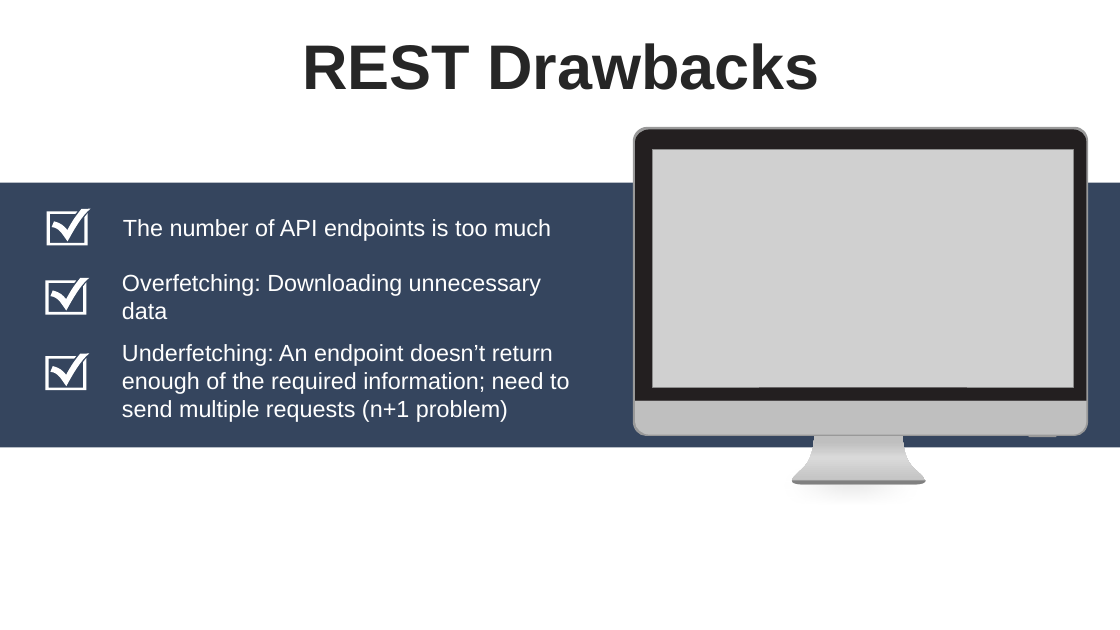
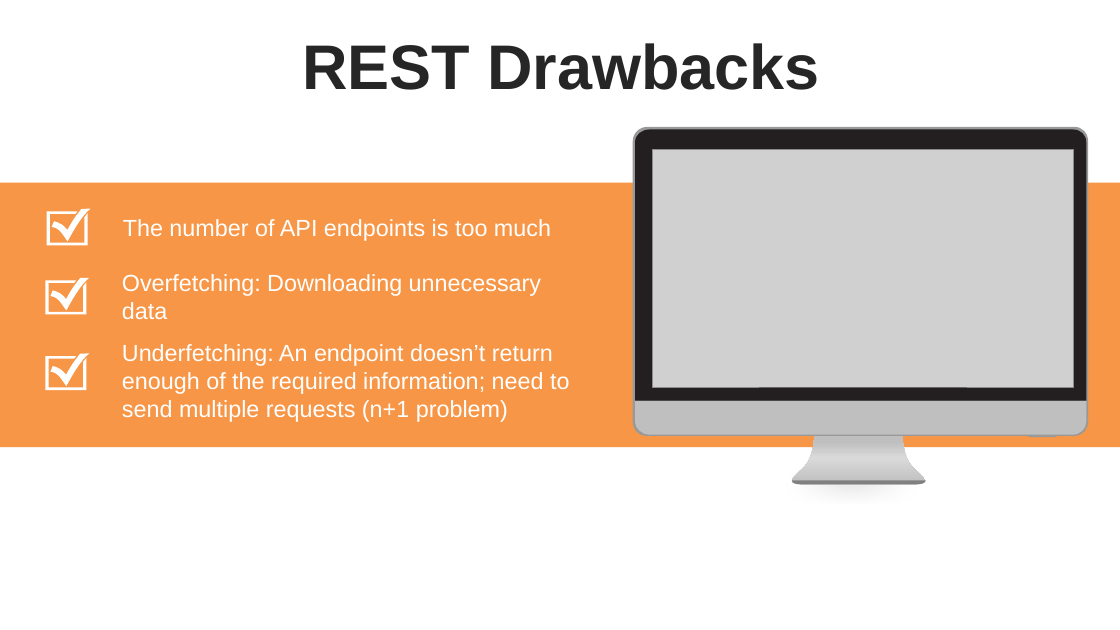
Before and after one commit to thanhlongvl/sportdemo, a slide deck: slide 9 of thuyettrinhgfinal_1.pptx. Drawn at 1120x630 pixels with LibreOffice and Linux fonts; fonts in the diff are those of the drawing; grey boxes stand for pictures. Boxes give left, top, right and bottom in pixels: in the first picture for what was removed or moved away, otherwise in the second. Text is boxed around its words. In the diff, an @@ line names an element or a change of style, - is before the commit and + after.

```diff
--- a/thuyettrinhgfinal_1.pptx
+++ b/thuyettrinhgfinal_1.pptx
@@ rectangle at box(0, 183, 1120, 448): fill #35455E to #F79646 @@
@@ outline redrawn in 3 elements at box(631, 125, 1091, 438), box(47, 208, 91, 245), box(45, 353, 89, 390) @@
```
Also in this commit, not shown: 24 other slides changed, 1 slide added.
